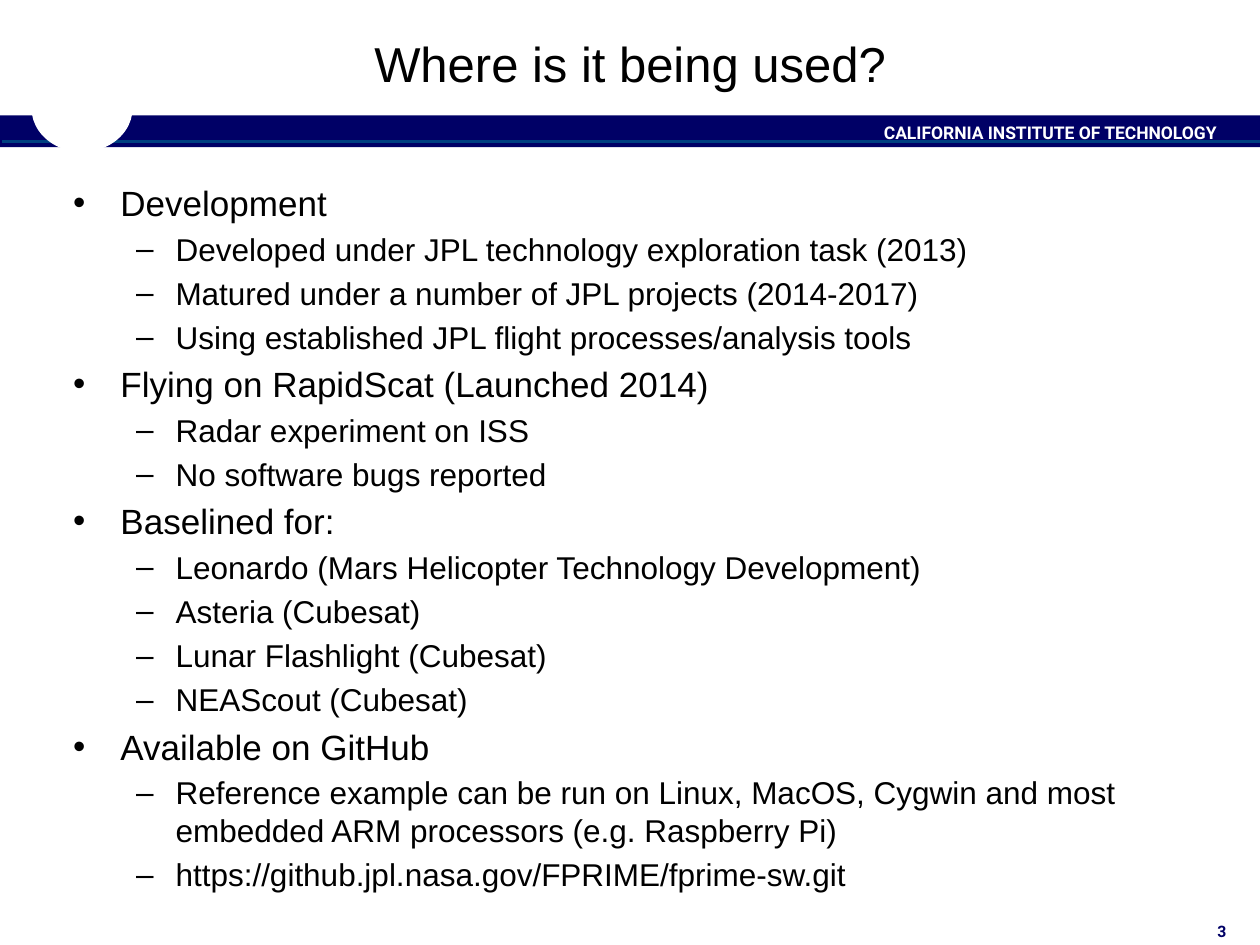
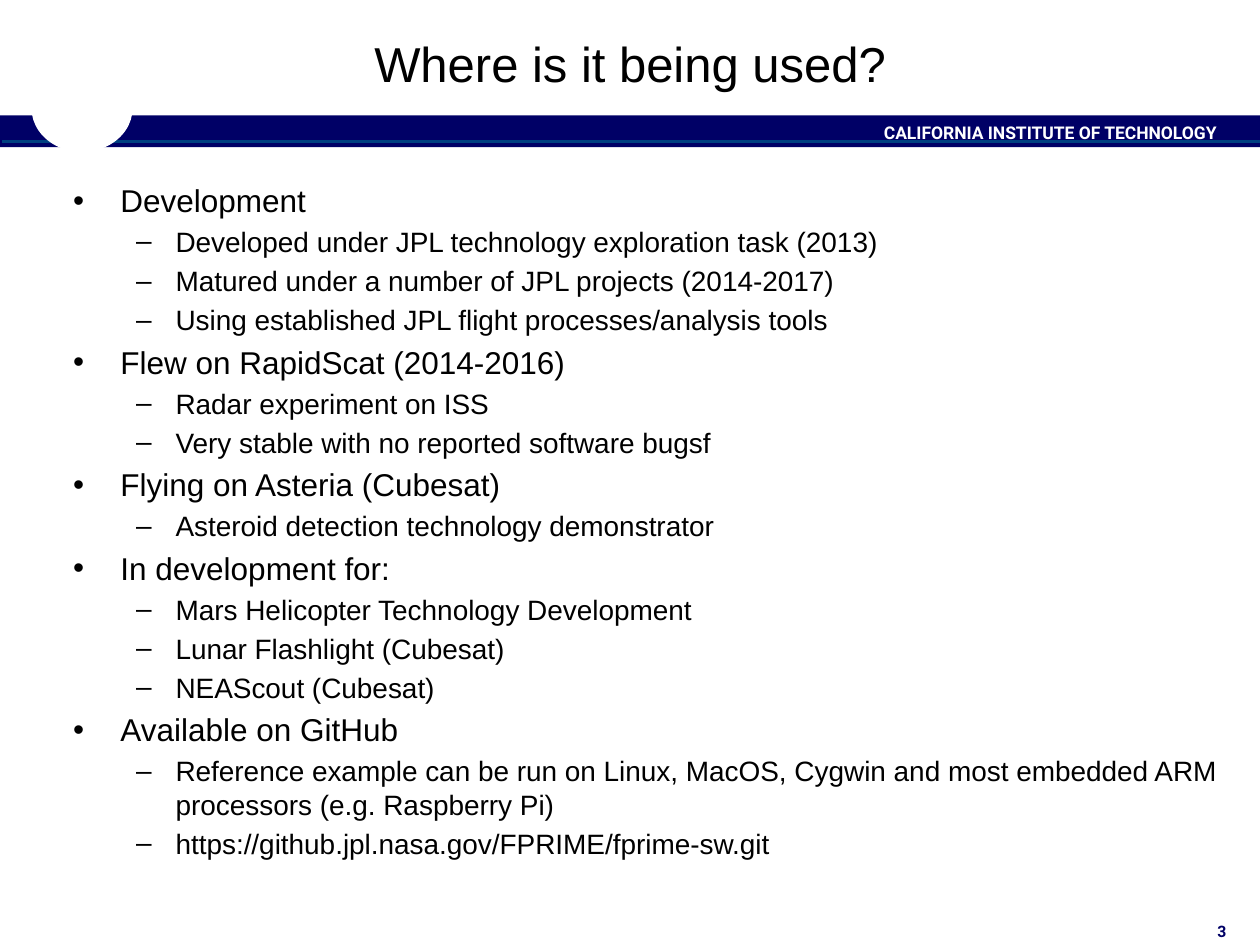
Before and after one commit to christianjeromeilustre/fprime-control, a slide deck: slide 3 of docs/Architecture/FPrimeArchitectureShort.pptx. Drawn at 1260x945 pixels with LibreOffice and Linux fonts; fonts in the diff are those of the drawing; background and template pictures are left out. Boxes give left, top, right and bottom in pixels: in the first picture for what was removed or moved away, otherwise in the second. Text is boxed around its words. In the diff, an @@ line names an element or a change of style, - is before the commit and + after.

Commit message:
Updated with current flight information

```diff
--- a/docs/Architecture/FPrimeArchitectureShort.pptx
+++ b/docs/Architecture/FPrimeArchitectureShort.pptx
@@ text at (x1=120, y1=189, x2=1216, y2=859): size 20 to 18 pt in "Development", "Available on GitHub"; size 18 to 16 pt in "Developed under JPL technology exploration task (2013)", "Matured under a number of JPL projects ...", "Using established JPL flight processes/analysis tools", "Radar experiment on ISS" and 4 more places @@
@@ text at (x1=120, y1=351, x2=565, y2=380): text changed; size 20 to 18 pt @@
-• Flying on RapidScat (Launched 2014)
+• Flew on RapidScat (2014-2016)
@@ text at (x1=120, y1=432, x2=713, y2=625): text changed; size 18 to 16 pt @@
-  – No software bugs reported
-• Baselined for:
-  – Leonardo (Mars Helicopter Technology Development)
-  – Asteria (Cubesat)
+  – Very stable with no reported software bugsf
+• Flying on Asteria (Cubesat)
+  – Asteroid detection technology demonstrator
+• In development for:
+  – Mars Helicopter Technology Development
```
Also in this commit, not shown: 7 other slides changed, 1 other file.
